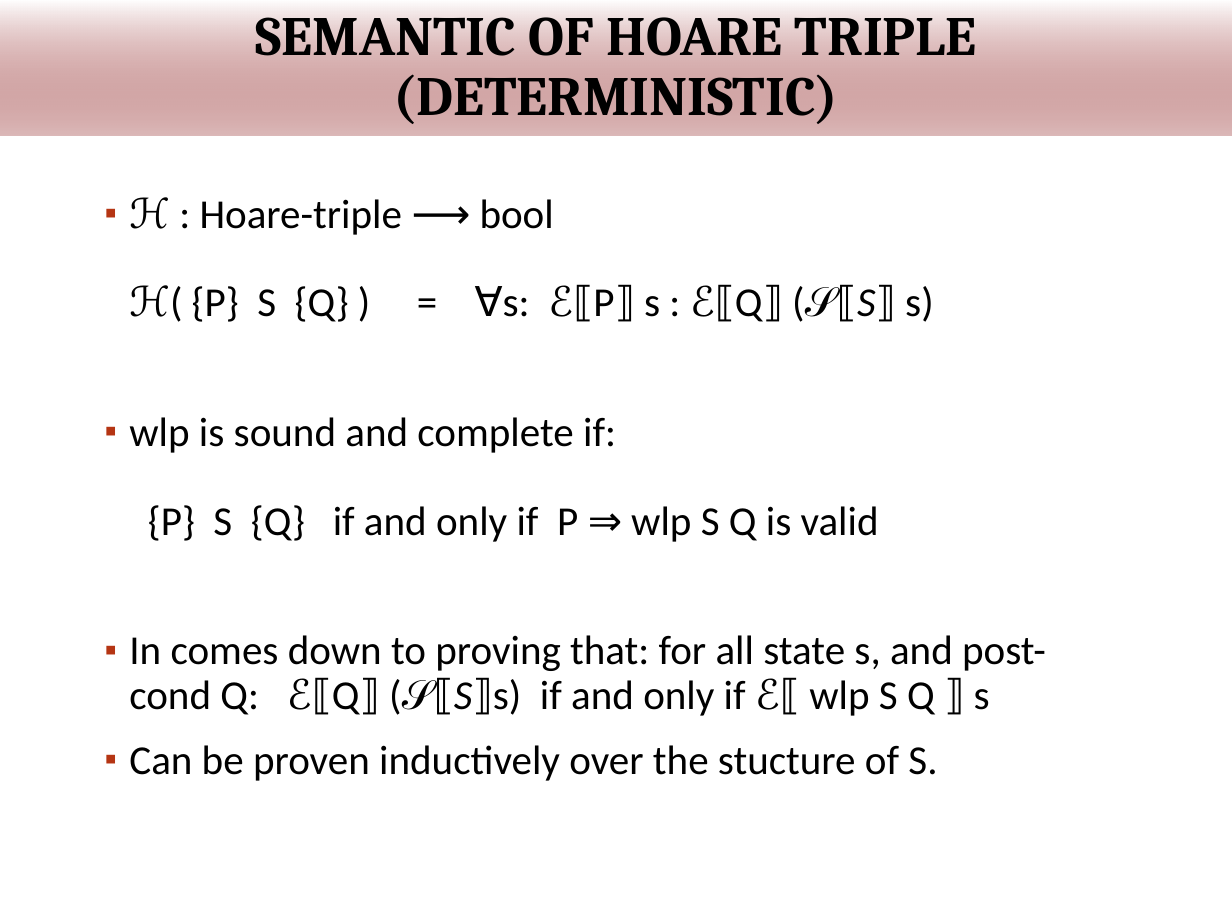
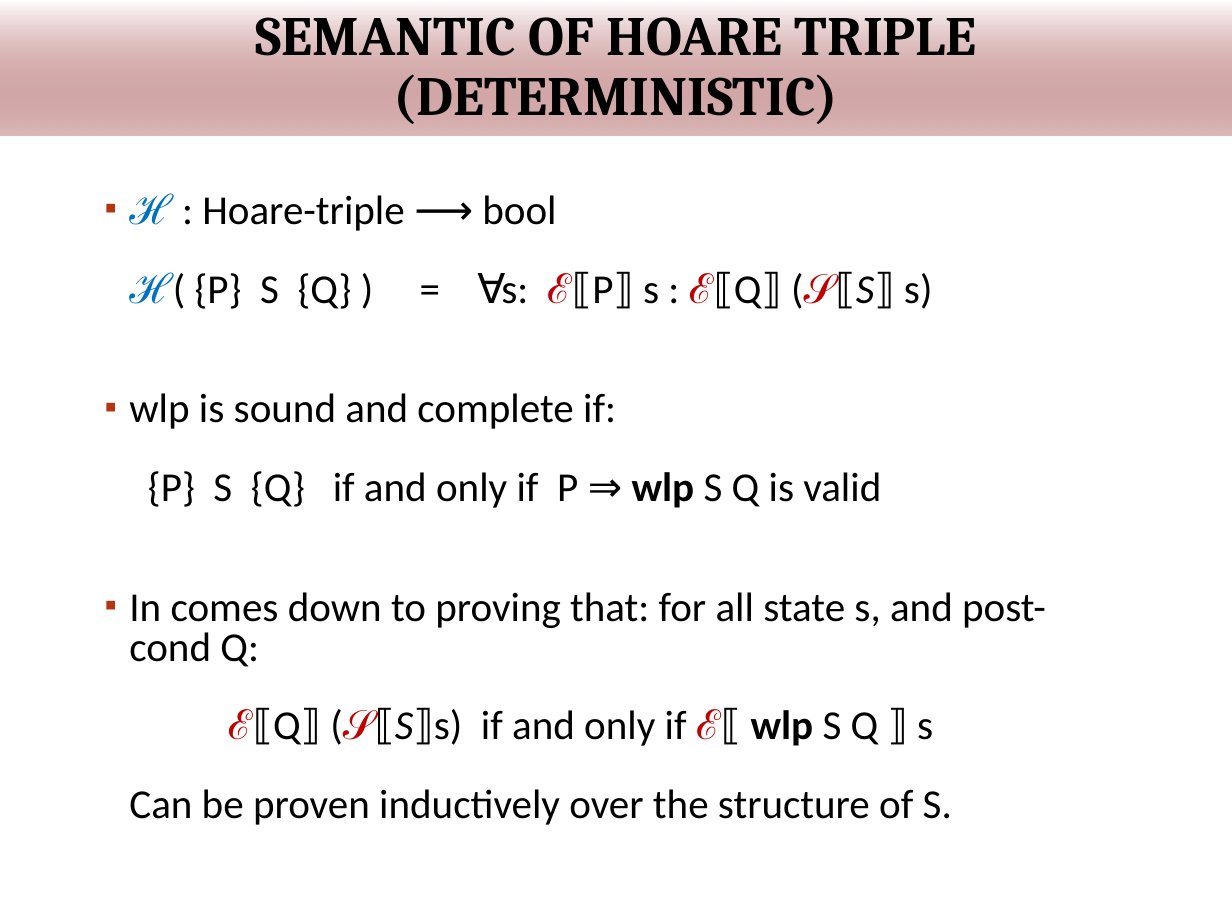
Before and after one commit to wooshrow/infopv, a slide deck: slide 36 of slides/PV_hoare.pptx (slide 34 before the commit). Drawn at 1232x924 pixels with LibreOffice and Linux fonts; fonts in the diff are those of the drawing; background and template pictures are left out. Boxes give left, top, right and bottom in pixels: in the first picture for what was removed or moved away, otherwise in the second. Text is boxed around its words. In the diff, an @@ line names an element or a change of style, - is before the commit and + after.

```diff
--- a/slides/PV_hoare.pptx
+++ b/slides/PV_hoare.pptx
@@ text at bbox=[129, 193, 933, 508]: text colour #000000 to #0070C0 in "ℋ ℋ("; text colour #000000 to #C00000 in "ℰ⟦P⟧ ℰ⟦Q⟧ (𝒮⟦S⟧"; bold on in "wlp"; line spacing 0.9 to 0.8 @@
@@ text at bbox=[129, 592, 1046, 825]: text changed @@
-▪ In comes down to proving that: for all state s, and post-cond Q: ℰ⟦Q⟧ (𝒮⟦S⟧s) if and only if ℰ⟦ wlp S Q ⟧ s
-▪ Can be proven inductively over the stucture of S.
+▪ In comes down to proving that: for all state s, and post-cond Q:
+  ℰ⟦Q⟧ (𝒮⟦S⟧s) if and only if ℰ⟦ wlp S Q ⟧ s
+  Can be proven inductively over the structure of S.
```
Also in this commit, not shown: 10 other slides changed, 3 slides added, 2 other files.
